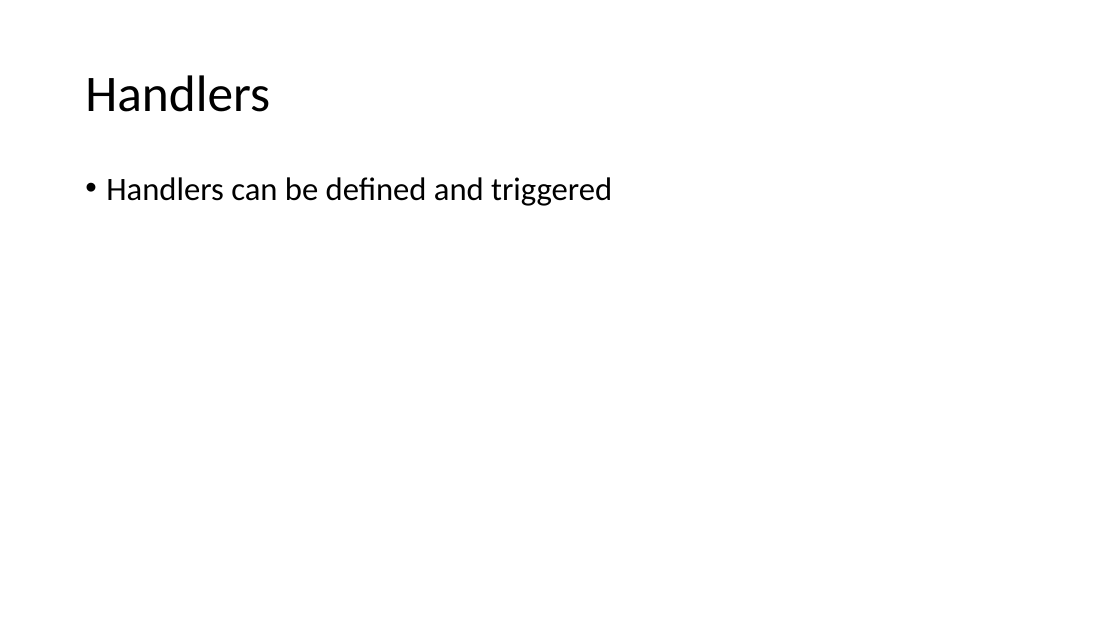
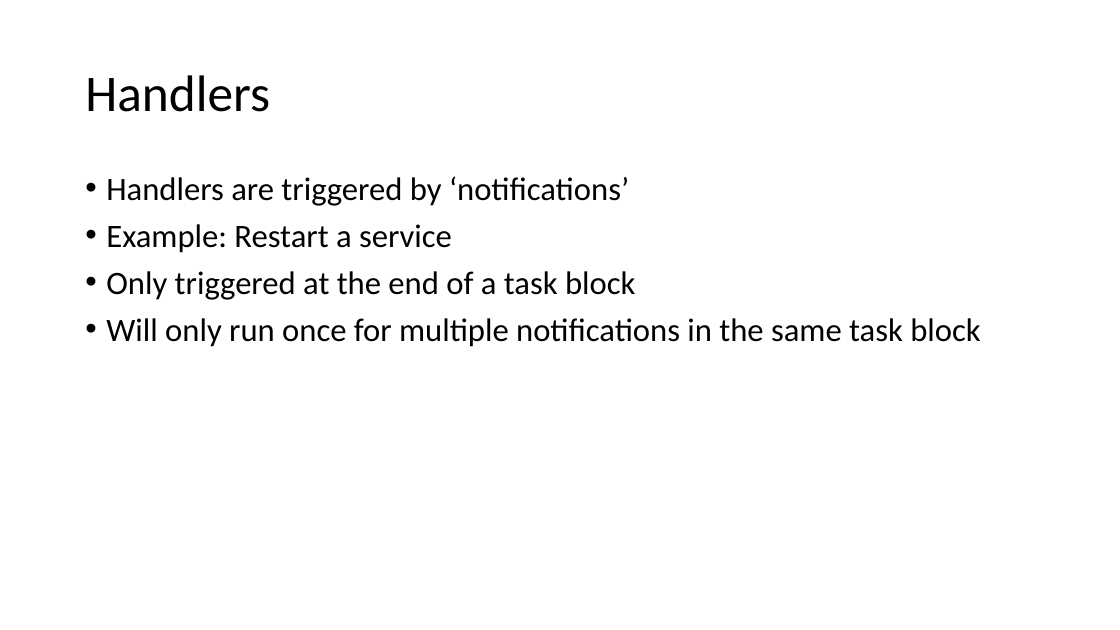
Before and after one commit to lisaplusplus/ansible-terraform-digitalocean-dualtomcat, a slide deck: slide 7 of ansible.pptx. Drawn at 1120x630 pixels with LibreOffice and Linux fonts; fonts in the diff are those of the drawing; background and template pictures are left out. Boxes give left, top, right and bottom in pixels: in the first picture for what was removed or moved away, otherwise in the second. Text is boxed around its words. In the diff, an @@ line names an element or a change of style, - is before the commit and + after.

```diff
--- a/ansible.pptx
+++ b/ansible.pptx
@@ text at [106, 176, 980, 347]: text changed @@
-• Handlers can be defined and triggered
+• Handlers are triggered by ‘notifications’
+• Example: Restart a service
+• Only triggered at the end of a task block
+• Will only run once for multiple notifications in the same task block
```
Also in this commit, not shown: 6 other slides changed, 2 slides added, 1 slide removed.
